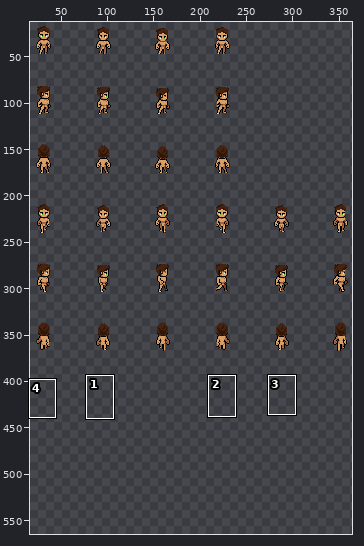
Pixel-art file -- Assets/Textures/Characters/npc_spritesheet.aseprite. The picture above shows the old version from afar; the outline marks the close-up.
Close-up. The starting point:
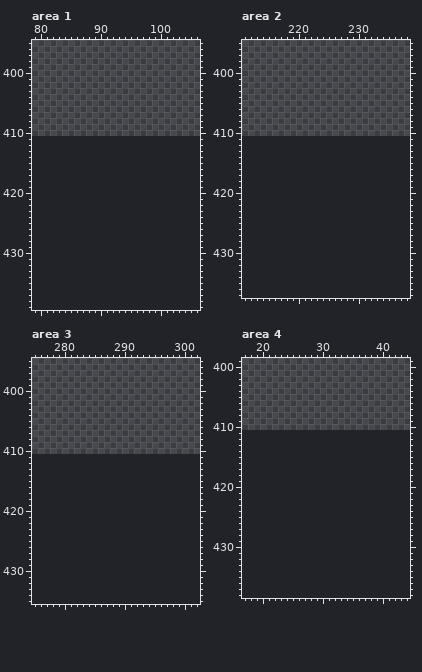
400x411 pixels, 1 frame. Shown: area 1: x 79..106, y 395..439; area 2: x 211..238, y 395..437; area 3: x 275..302, y 395..435; area 4: x 17..44, y 399..438. The old version is drawn lined up with the new one, on the new canvas. The wide view leaves out empty margins. The commit also changed other parts of the picture, which this record leaves out.
And afterwards:
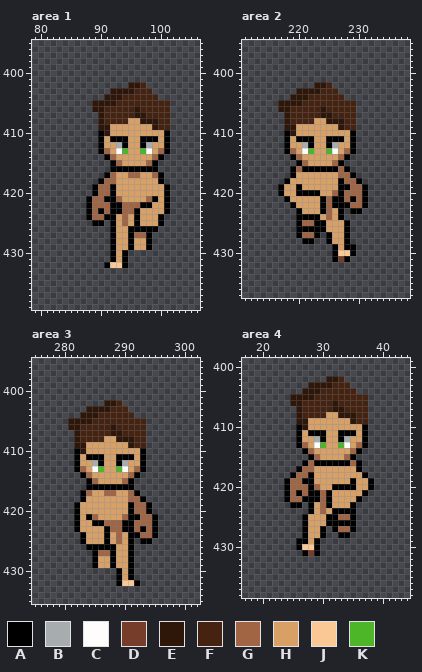
Palette (. is transparent): A #000000  B #a7acae  C #fffcfc  D #763d2b  E #2e1609  F #462310  G #a26543  H #d9a066  J #fac895  K #4cb528
From old to new:
canvas 400x411 -> 400x576
Area 1:
y 402: x 95..97 ... -> EEF
y 403: x 92..98 ....... -> EEEEFFF
y 404: x 91..99 ......... -> EEEFFFFFF
y 405: x 89..101 ............. -> EEEEFFFFFFFFF
y 406: x 89..101 ............. -> EEFFFFFEFFFFF
y 407: x 90..101 ............ -> EFFFFFEEFFFF
y 408: x 90..101 ............ -> EFFFFHHEEEFF
y 409: x 90..101 ............ -> EEHHHHHHHEFF
y 410: x 90..101 ............ -> AEHHHHHHHHHA
y 411: x 90..101 ............ -> AHAAAHHAAAHA
y 412: x 90..101 ............ -> AHHBAHHABHHA
y 413: x 90..101 ............ -> AGHCKHHKCHGA
y 414: x 91..100 .......... -> AGHHHHHHGA
y 415: x 92..99 ........ -> AGHHHHGA
y 416: x 92..99 ........ -> AAAAAAAA
y 417: x 91..100 .......... -> AGHHGGHHGA
y 418: x 90..100 ........... -> AGGHHHHHHHA
y 419..420: x 89..101 ............. -> AGGAHHHHHHHHA
y 421: x 88..101 .............. -> AGGAAGHHHHGAHA
y 422: x 88..101 .............. -> AGGGAAGGGAAHHA
y 423: x 88..101 .............. -> AGAGAAGGAHHHHA
y 424: x 88..100 ............. -> AGGAAHGHAHHHA
y 425: x 89..90 .. -> AA; x 92..100 ......... -> AHGHAHHHA
y 426: x 92..99 ........ -> AHHAAAAA
y 427: x 92..98 ....... -> AHHAGGA
y 428..429: x 92..98 ....... -> AHHAHHA
y 430..431: x 92..94 ... -> AHA
y 432: x 91..94 .... -> AJJA
Area 2:
y 402: x 223..225 ... -> EEF
y 403: x 220..226 ....... -> EEEEFFF
y 404: x 219..227 ......... -> EEEFFFFFF
y 405: x 217..229 ............. -> EEEEFFFFFFFFF
y 406: x 217..229 ............. -> EEFFFFFEFFFFF
y 407: x 218..229 ............ -> EFFFFFEEFFFF
y 408: x 218..229 ............ -> EFFFFHHEEEFF
y 409: x 218..229 ............ -> EEHHHHHHHEFF
y 410: x 218..229 ............ -> AEHHHHHHHHHA
y 411: x 218..229 ............ -> AHAAAHHAAAHA
y 412: x 218..229 ............ -> AHHBAHHABHHA
y 413: x 218..229 ............ -> AGHCKHHKCHGA
y 414: x 219..228 .......... -> AGHHHHHHGA
y 415: x 220..227 ........ -> AGHHHHGA
y 416: x 219..228 .......... -> AGAAAAAAGA
y 417: x 219..229 ........... -> AHHHHHHHGGA
y 418: x 218..230 ............. -> AHHHHHHHHAGGA
y 419: x 217..231 ............... -> AHHAHHHHHHAAGGA
y 420: x 217..231 ............... -> AHHAAAAHHGAGGGA
y 421: x 218..231 .............. -> AHHHHHAGAAGAGA
y 422: x 219..231 ............. -> AHHHHAGAAAGGA
y 423: x 220..227 ........ -> AHHHAGHA; x 229..230 .. -> AA
y 424: x 220..227 ........ -> AAAAHGHA
y 425: x 220..228 ......... -> AGGAAHHHA
y 426: x 220..228 ......... -> AAAAAHHHA
y 427: x 220..223 .... -> AGGA; x 225..228 .... -> AHHA
y 428: x 221..222 .. -> AA; x 225..228 .... -> AHHA
y 429: x 226..229 .... -> AHAA
y 430: x 226..229 .... -> AJJA
y 431: x 226..228 ... -> ADA
Area 3:
y 402: x 287..289 ... -> EEF
y 403: x 284..290 ....... -> EEEEFFF
y 404: x 283..291 ......... -> EEEFFFFFF
y 405: x 281..293 ............. -> EEEEFFFFFFFFF
y 406: x 281..293 ............. -> EEFFFFFEFFFFF
y 407: x 282..293 ............ -> EFFFFFEEFFFF
y 408: x 282..293 ............ -> EFFFFHHEEEFF
y 409: x 282..293 ............ -> EEHHHHHHHEFF
y 410: x 282..293 ............ -> AEHHHHHHHHHA
y 411: x 282..293 ............ -> AHAAAHHAAAHA
y 412: x 282..293 ............ -> AHHBAHHABHHA
y 413: x 282..293 ............ -> AGHCKHHKCHGA
y 414: x 283..292 .......... -> AGHHHHHHGA
y 415: x 284..291 ........ -> AGHHHHGA
y 416: x 284..291 ........ -> AAAAAAAA
y 417: x 283..292 .......... -> AGHHGGHHGA
y 418: x 283..293 ........... -> AHHHHHHHGGA
y 419..420: x 282..294 ............. -> AHHHHHHHHAGGA
y 421: x 282..295 .............. -> AHAGHHHHGAAGGA
y 422: x 282..295 .............. -> AHHAAGGGAAGGGA
y 423: x 282..295 .............. -> AHHHHAGGAAGAGA
y 424: x 283..295 ............. -> AHHHAHGHAAGGA
y 425: x 283..291 ......... -> AHHHAHGHA; x 293..294 .. -> AA
y 426: x 284..291 ........ -> AAAAAHHA
y 427: x 285..291 ....... -> AGGAHHA
y 428..429: x 285..291 ....... -> AHHAHHA
y 430..431: x 289..291 ... -> AHA
y 432: x 289..292 .... -> AJJA
Area 4:
y 402: x 31..33 ... -> EEF
y 403: x 28..34 ....... -> EEEEFFF
y 404: x 27..35 ......... -> EEEFFFFFF
y 405: x 25..37 ............. -> EEEEFFFFFFFFF
y 406: x 25..37 ............. -> EEFFFFFEFFFFF
y 407: x 26..37 ............ -> EFFFFFEEFFFF
y 408: x 26..37 ............ -> EFFFFHHEEEFF
y 409: x 26..37 ............ -> EEHHHHHHHEFF
y 410: x 26..37 ............ -> AEHHHHHHHHHA
y 411: x 26..37 ............ -> AHAAAHHAAAHA
y 412: x 26..37 ............ -> AHHBAHHABHHA
y 413: x 26..37 ............ -> AGHCKHHKCHGA
y 414: x 27..36 .......... -> AGHHHHHHGA
y 415: x 28..35 ........ -> AGHHHHGA
y 416: x 27..36 .......... -> AGAAAAAAGA
y 417: x 26..36 ........... -> AGGHHHHHHHA
y 418: x 25..37 ............. -> AGGAHHHHHHHHA
y 419: x 24..38 ............... -> AGGAAHHHHHHAHHA
y 420: x 24..38 ............... -> AGGGAGHHAAAAHHA
y 421: x 24..37 .............. -> AGAGAAGAHHHHHA
y 422: x 24..36 ............. -> AGGAAAGAHHHHA
y 423: x 25..26 .. -> AA; x 28..35 ........ -> AHGAHHHA
y 424: x 28..35 ........ -> AHGHAAAA
y 425: x 27..35 ......... -> AHHHAAGGA
y 426: x 27..35 ......... -> AHHHAAAAA
y 427: x 27..30 .... -> AHHA; x 32..35 .... -> AGGA
y 428: x 27..30 .... -> AHHA; x 33..34 .. -> AA
y 429: x 26..29 .... -> AAHA
y 430: x 26..29 .... -> AJJA
y 431: x 27..29 ... -> ADA
